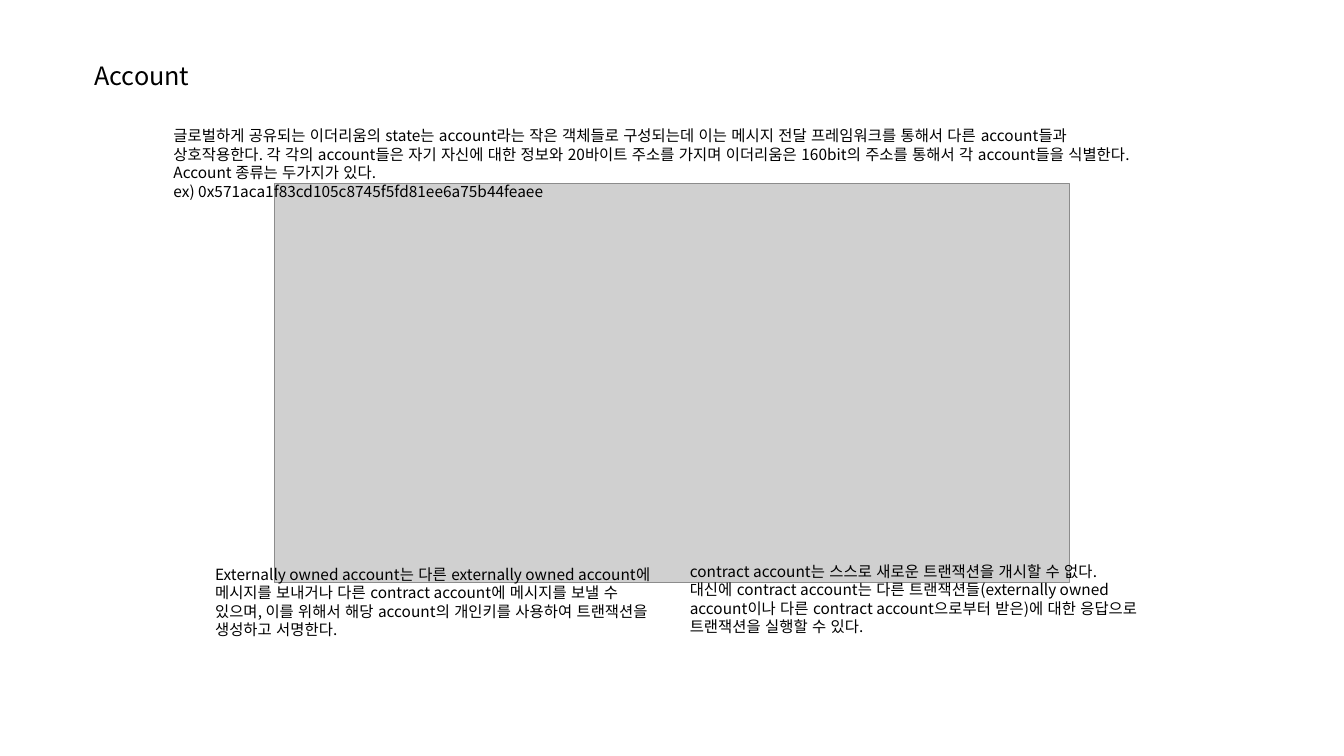
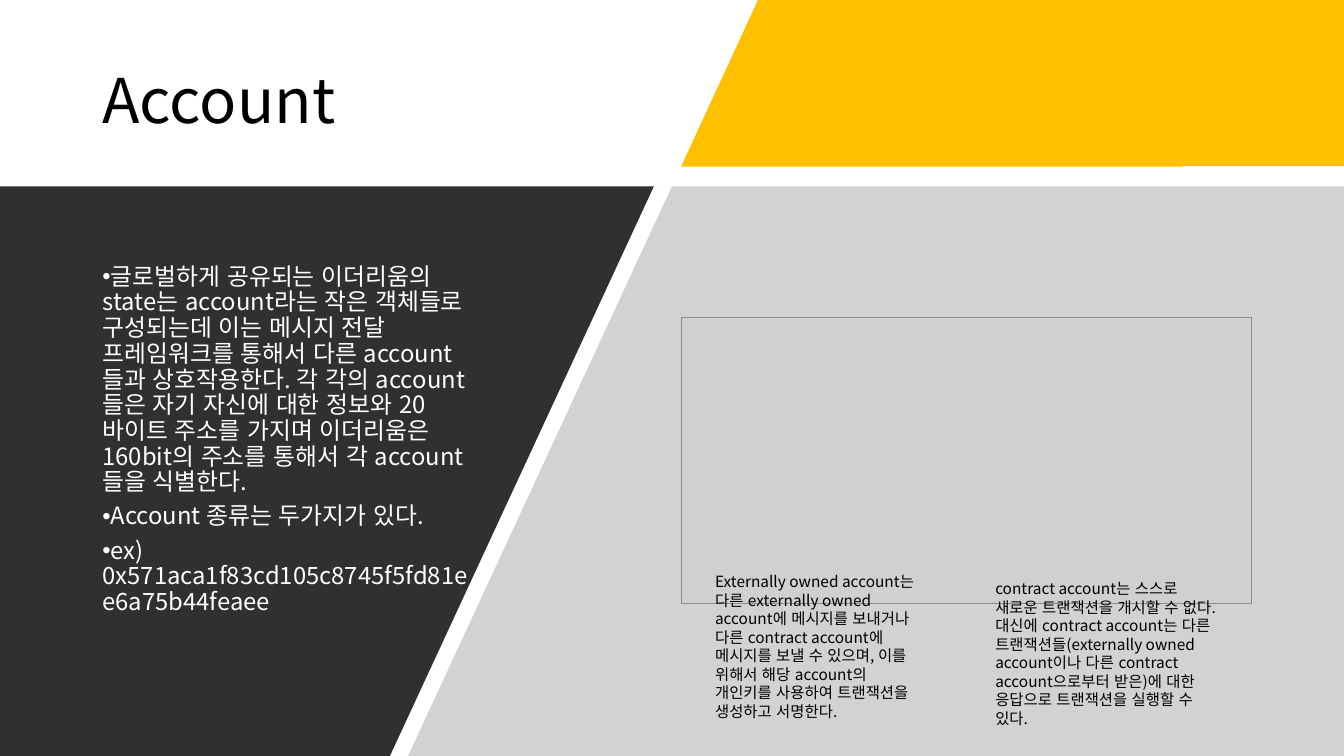
Before and after one commit to hypermusic80/eth_web3, a slide deck: slide 9 of 이더리움구축.pptx (slide 6 before the commit). Drawn at 1344x756 pixels with LibreOffice and Linux fonts; fonts in the diff are those of the drawing; grey boxes stand for pictures. Boxes give left, top, right and bottom in pixels: in the first picture for what was removed or moved away, otherwise in the second. Text is boxed around its words. In the diff, an @@ line names an element or a change of style, - is before the commit and + after.

```diff
--- a/이더리움구축.pptx
+++ b/이더리움구축.pptx
@@ freeform shape added at <box>682,0,1344,166</box>, fill #FFC000 @@
@@ text "Account": place and size @@
-text "Account" at <box>94,66,189,86</box>
+text "Account" at <box>102,78,335,124</box>
@@ text "Account" at <box>102,78,335,124</box>: size 18 to 44 pt; line spacing 1 to 0.9; more space between paragraphs; vertical alignment top to middle @@
@@ freeform shape added at <box>0,187,654,756</box>, fill #303030 @@
@@ freeform shape added at <box>384,187,1344,756</box>, fill #A6A6A6 at 50% opacity @@
@@ text "글로벌하게 공유되는 이더리움의 state는 account라는 ...": place and size @@
-text "글로벌하게 공유되는 이더리움의 state는 account라는 ..." at <box>173,128,1129,201</box>
+text "글로벌하게 공유되는 이더리움의 state는 account라는 ..." at <box>102,265,463,564</box>
@@ text "글로벌하게 공유되는 이더리움의 state는 account라는 ..." at <box>102,265,463,564</box>: size 11 to 17 pt, text colour #000000 to #FFFFFF; bullet none to •; line spacing 1 to 0.9; more space between paragraphs; vertical alignment top to middle @@
@@ picture: place and size @@
-picture at <box>274,184,1071,583</box>
+picture at <box>682,318,1251,604</box>
@@ text "Externally owned account는 다른 externally ..." at <box>715,574,914,719</box>: more space between paragraphs @@
@@ text "Externally owned account는 다른 externally ...": place and size @@
-text "Externally owned account는 다른 externally ..." at <box>215,564,650,637</box>
+text "Externally owned account는 다른 externally ..." at <box>715,574,914,719</box>
@@ text "contract account는 스스로 새로운 트랜잭션을 ...": place and size @@
-text "contract account는 스스로 새로운 트랜잭션을 ..." at <box>690,561,1137,634</box>
+text "contract account는 스스로 새로운 트랜잭션을 ..." at <box>995,581,1216,725</box>
@@ text "contract account는 스스로 새로운 트랜잭션을 ..." at <box>995,581,1216,725</box>: more space between paragraphs @@
```
Also in this commit, not shown: 1 other slide changed, 12 slides added.
